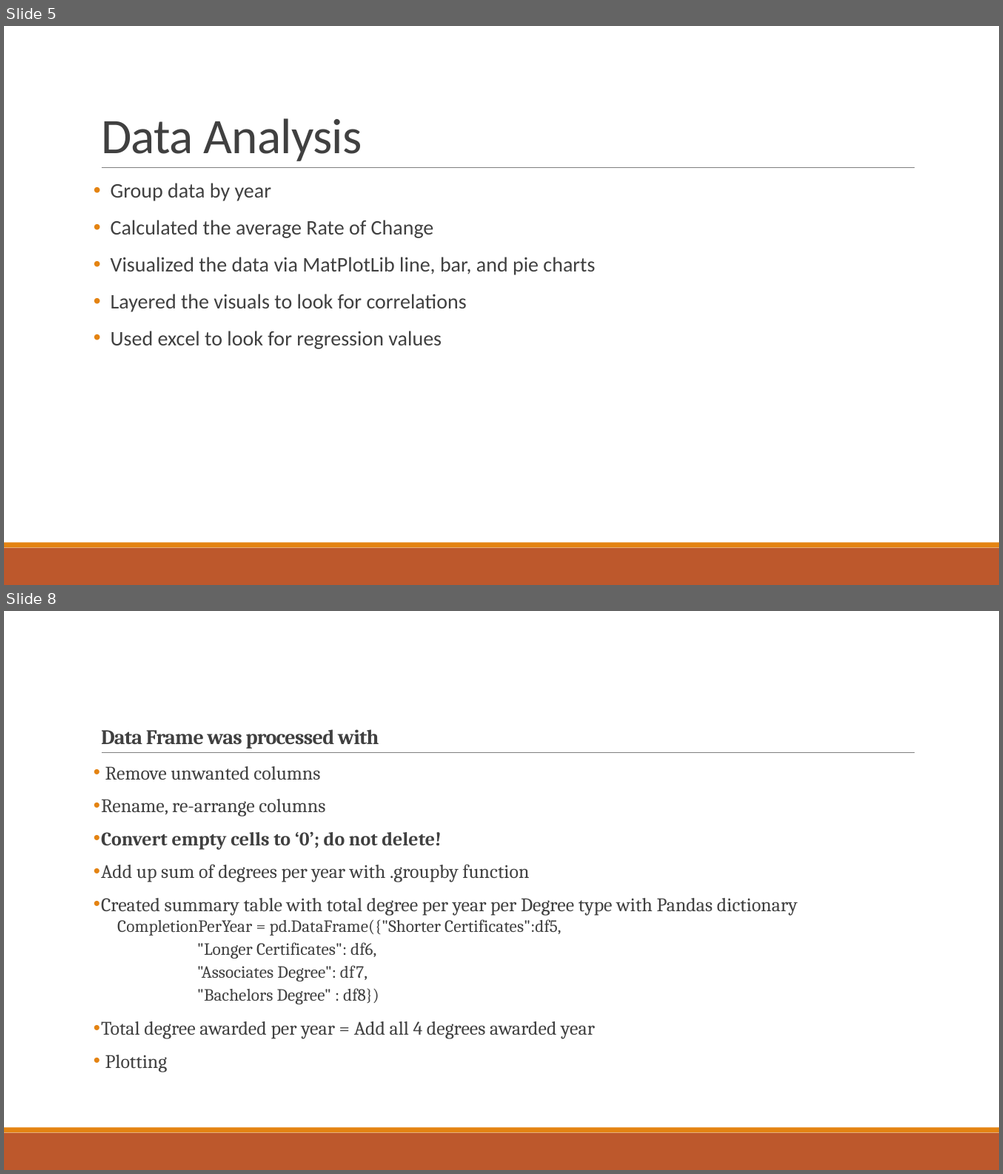
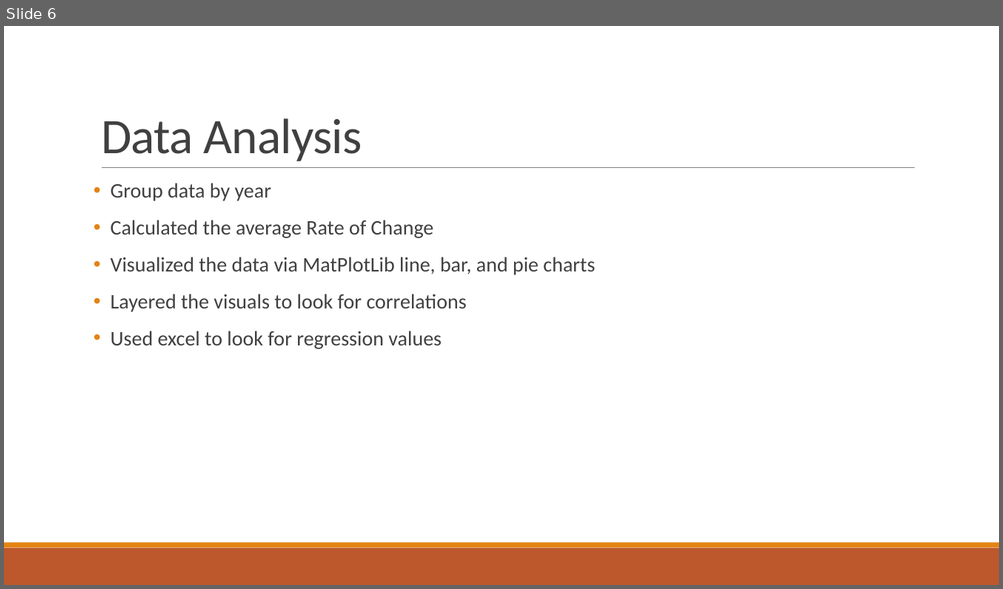
Before and after one commit to grahamb001/Project1, a slide deck: Project 1 Presentation Templatebg_ap.pptx. Shown one above the other, each under a label of ours: slides 5 and 8 before the commit, slide 6 after it; the slides between them are not shown. The pictures are 1003x1174 and 1003x589 pixels, drawn with LibreOffice and Linux fonts; fonts in the diff are those of the drawing. Boxes give left, top, right and bottom in pixels: in the first picture for what was removed or moved away, otherwise in the second. Text is boxed around its words. In the diff, an @@ line names an element or a change of style, - is before the commit and + after.

```diff
--- a/Project 1 Presentation Templatebg_ap.pptx
+++ b/Project 1 Presentation Templatebg_ap.pptx
@@ slide 8 removed at (4,611,999,1170), background #FFFFFF; not listed: 3 template elements that a slide beside it also shows @@
@@ title removed at (101,729,378,749) @@
-Data Frame was processed with
@@ text removed at (101,766,797,1073) @@
-• Remove unwanted columns
-• Rename, re-arrange columns
-• Convert empty cells to ‘0’; do not delete!
-• Add up sum of degrees per year with .groupby function
-• Created summary table with total degree per year per Degree type with Pandas dictionary
-  CompletionPerYear = pd.DataFrame({"Shorter Certificates":df5,
-  "Longer Certificates": df6,
-  "Associates Degree": df7,
-  "Bachelors Degree" : df8})
-• Total degree awarded per year = Add all 4 degrees awarded year
-• Plotting
@@ what was slide 5 is now slide 6 @@
```
Also in this commit, not shown: 4 slides changed, 6 slides added, 7 other slides removed.
